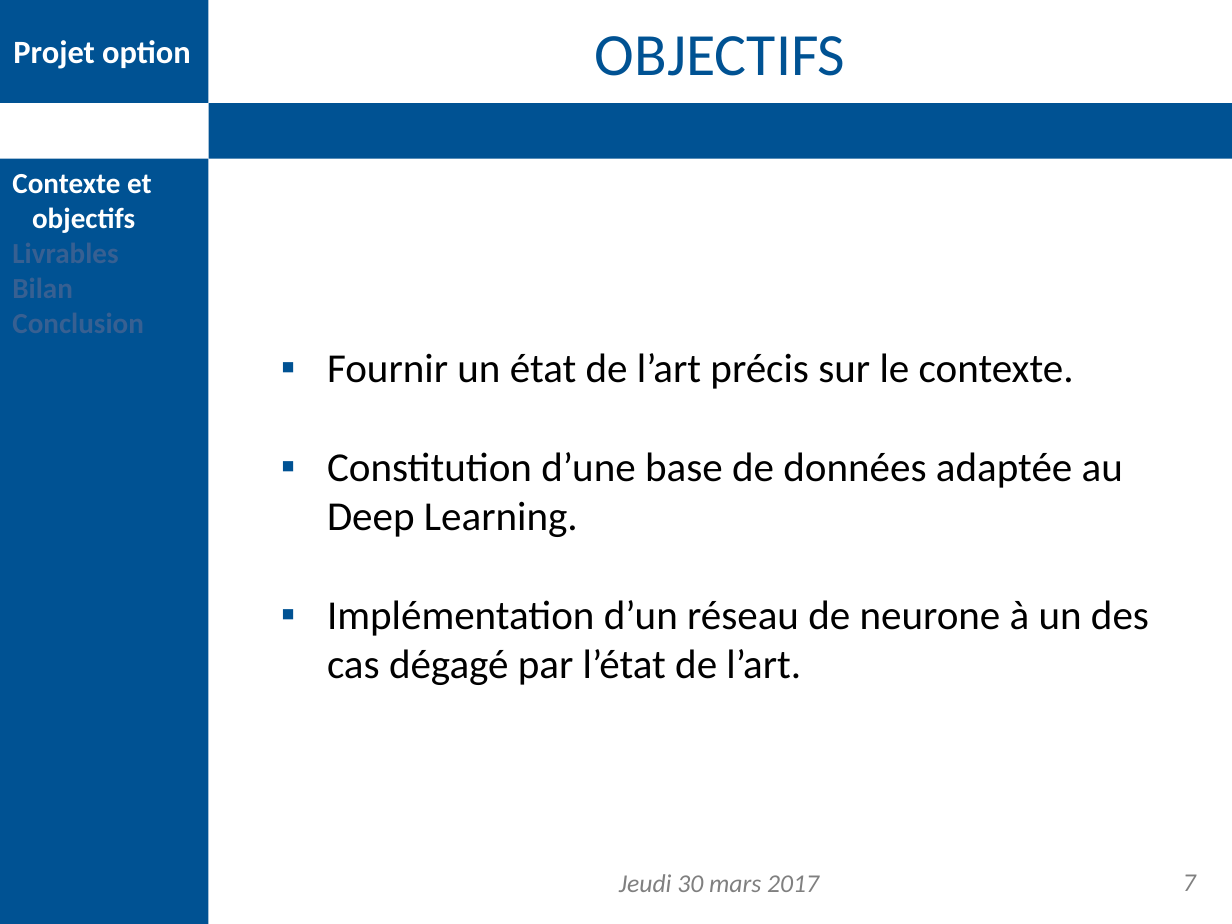
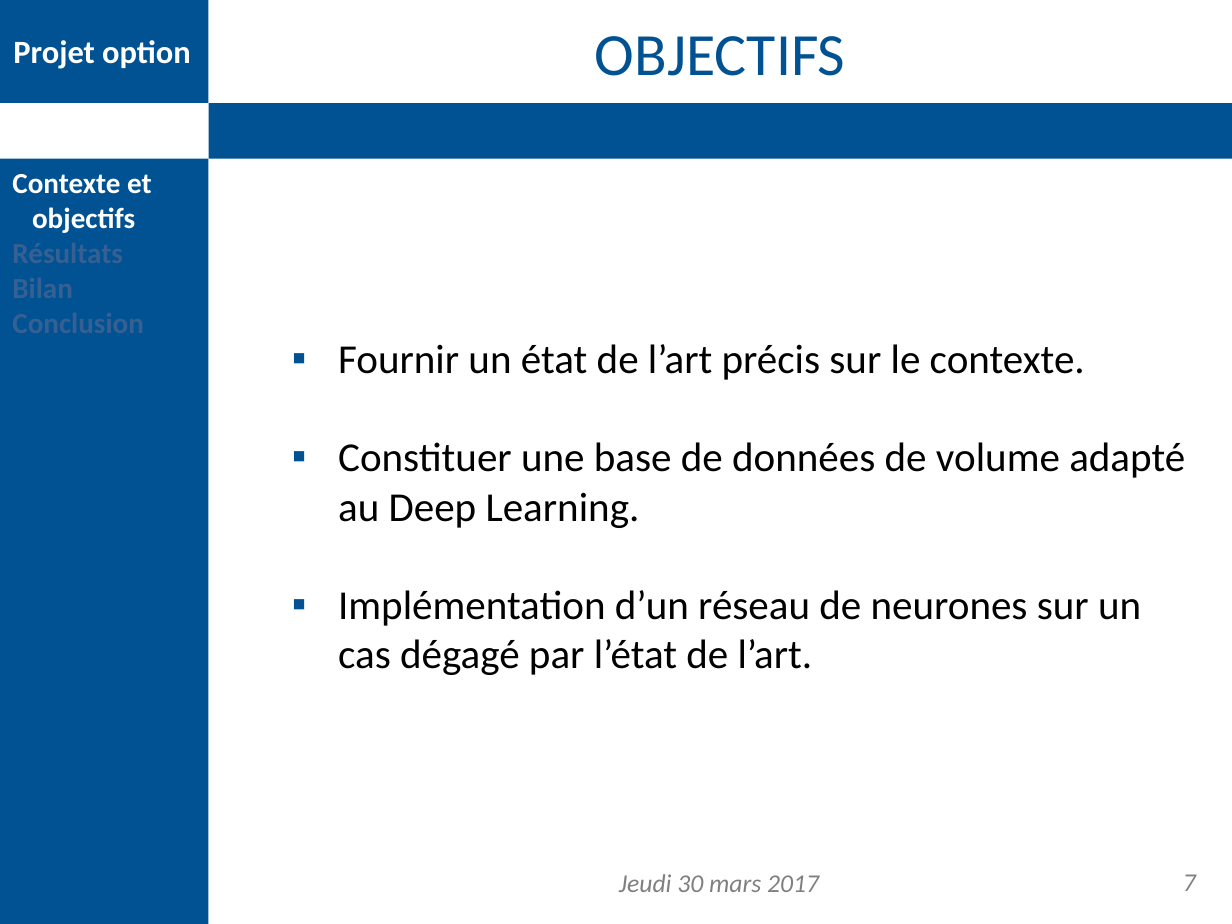
Before and after one commit to DDouteaux/Projet_option_info, a slide deck: slide 7 of Présentation finale/presentation_finale.pptx. Drawn at 1232x924 pixels with LibreOffice and Linux fonts; fonts in the diff are those of the drawing; background and template pictures are left out. Boxes give left, top, right and bottom in pixels: in the first picture for what was removed or moved away, otherwise in the second. Text is boxed around its words. In the diff, an @@ line names an element or a change of style, - is before the commit and + after.

```diff
--- a/Présentation finale/presentation_finale.pptx
+++ b/Présentation finale/presentation_finale.pptx
@@ text at box(12, 174, 152, 233): text changed @@
-Livrables
+Résultats
@@ text "Fournir un état de l’art ...": place and size @@
-text "Fournir un état de l’art ..." at box(327, 353, 1149, 685)
+text "Fournir un état de l’art ..." at box(338, 344, 1185, 675)
@@ text at box(338, 442, 1185, 675): text changed @@
-  ▪ Constitution d’une base de données adaptée au Deep Learning.
-  ▪ Implémentation d’un réseau de neurone à un des cas dégagé par l’état de l’art.
+  ▪ Constituer une base de données de volume adapté au Deep Learning.
+  ▪ Implémentation d’un réseau de neurones sur un cas dégagé par l’état de l’art.
```
Also in this commit, not shown: 15 other slides changed, 1 other file.
